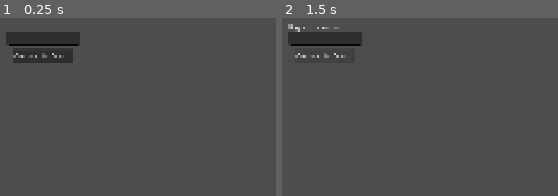
Above: before the commit, frames 1-2 (left to right).
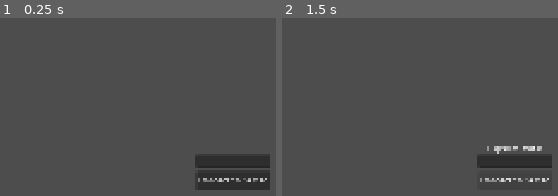
Above: after the commit, the same moments.

Repository: Leikode/go-fish-diferenciado
Game: Godot game, scene res://ui/login/login.tscn
Two runs of this game, one before a commit and one after it. Both use one fixed random seed, a clock stepped at 60 frames per second and the inputs below.
Inputs (mouse positions are in pixels of both pictures, inside the frame that each line leads up to):
- Up to frame 1 (0.25 s): no input
- Up to frame 2 (1.5 s): tap Enter at 0.5 s; move the mouse to (outside the picture) at 0.52 s; click (outside the picture) at 0.67 s; click "Connect to Server" at 1.25 s

The runs differ from the first frame. In frame 1, 7.7% of the frame differs, in the area x 2-98%, y 7-97%; in frame 2, 5.0%.

Commit message:
feat: start game loop implementation

Diff:
--- /dev/null
+++ b/common/fonts/game_font.tres
@@ -0,0 +1,7 @@
+[gd_resource type="Theme" format=3 uid="uid://djep1pu4ak2s7"]
+
+[ext_resource type="FontFile" uid="uid://dcf7mnch1fl7w" path="res://common/fonts/PoLigon-Yqxvv.otf" id="1_1erb4"]
+
+[resource]
+default_font = ExtResource("1_1erb4")
+default_font_size = 18
--- a/common/game_constants.gd
+++ b/common/game_constants.gd
@@ -11,4 +11,5 @@
 const OPPONENT_CARDS_SIZE: Vector2i = Vector2i(32, 48)
 const OPPONENT_CARDS_OFFSET: Vector2 = Vector2(640.0, 360.0)
 
-const SERVER_URL := "ws://186.202.209.213:8080/ws"
+const SERVER_URL: String = "ws://186.202.209.213:8080/ws"
+const GAME_FONT: Theme = preload("res://common/fonts/game_font.tres")
--- a/entities/cards/selection/render_selection_component.gd
+++ b/entities/cards/selection/render_selection_component.gd
@@ -1,12 +1,21 @@
 class_name RenderSelectionComponent
 extends Node2D
 
+# TODO: Achar quem está pontuado e tirar da exibição
+var out_numbers: Array[String] = []
+
+
 func render_selection() -> void:
-	var parent: Selection = get_parent()
+	var parent: SelectionManager = get_parent()
 	parent.visible = true
 
 	for child in get_parent().get_children():
 		var child_name: String = child.name
+
+		if child_name.contains("Number") or child_name.contains("Suit"):
+			child.material.set_shader_parameter("radius", 0.)
+			child.material.set_shader_parameter("is_selected", false)
+
 		if child_name.contains("Number"):
 			child.visible = true
 
@@ -51,7 +60,7 @@
 			child.set_process(true)
 
 	if !is_number:
-		var parent: Selection = get_parent()
+		var parent: SelectionManager = get_parent()
 		parent.trigger_select_player.emit(
 			parent.selected_number,
 			parent.selected_suit,
--- a/entities/cards/selection/selection.gd
+++ b/entities/cards/selection/selection_manager.gd
@@ -1,4 +1,4 @@
-class_name Selection
+class_name SelectionManager
 extends Node2D
 
 @onready var render_selection_component: RenderSelectionComponent = %RenderSelectionComponent
@@ -16,6 +16,8 @@
 
 
 func handle_selection():
+	selected_number = -1
+	selected_suit = ""
 	render_selection_component.render_selection()
 	activate_input_for_selection.emit(true)
 
--- a/entities/cards/selection/selection.tscn
+++ b/entities/cards/selection/selection_manager.tscn
@@ -1,6 +1,6 @@
 [gd_scene format=3 uid="uid://c1oklahvb1jwy"]
 
-[ext_resource type="Script" uid="uid://cu4y1krvqkes2" path="res://entities/cards/selection/selection.gd" id="1_ckbhm"]
+[ext_resource type="Script" uid="uid://cu4y1krvqkes2" path="res://entities/cards/selection/selection_manager.gd" id="1_ckbhm"]
 [ext_resource type="Script" uid="uid://b8qcs3ttt7k55" path="res://entities/cards/selection/render_selection_component.gd" id="2_nplux"]
 [ext_resource type="Shader" uid="uid://dafdadw52vy4n" path="res://entities/cards/selection/art/selection.gdshader" id="3_n4fy8"]
 [ext_resource type="Script" uid="uid://f4rkl8iqgxu4" path="res://entities/cards/selection/selection_sprite_handler.gd" id="3_yt4ys"]
--- a/entities/cards/selection/selection_sprite_handler.gd
+++ b/entities/cards/selection/selection_sprite_handler.gd
@@ -4,8 +4,11 @@
 var texture_size: Vector2 = Vector2()
 var selection_rect: Rect2
 
+var default_pos: Vector2
+
 
 func _ready():
+	default_pos = position
 	set_process_input(false)
 	set_process(false)
 	get_parent().activate_input_for_selection.connect(_on_activate_input_for_selection)
@@ -15,6 +18,8 @@
 
 
 func _on_activate_input_for_selection(only_numbers: bool):
+	position = default_pos
+	visible = true
 	if only_numbers and name.contains("Number"):
 		set_process_input(true)
 		set_process(true)
@@ -42,7 +47,7 @@
 		var world_pos: Vector2 = get_global_mouse_position()
 
 		if selection_rect.has_point(world_pos):
-			var parent: Selection = get_parent()
+			var parent: SelectionManager = get_parent()
 			if name.contains("Number"):
 				parent.selected_number = int(str(name).trim_prefix("Number"))
 			else:
--- a/entities/opponent/opponent_hand/render_opponent_hand_component.gd
+++ b/entities/opponent/opponent_hand/render_opponent_hand_component.gd
@@ -31,6 +31,7 @@
 	get_parent().add_child(sprite)
 
 	var cards_label: Label = Label.new()
+	cards_label.theme = GameConstants.GAME_FONT
 	cards_label.text = "%s / %d" % [name, number_of_cards]
 	cards_label.position = Vector2(
 		-((GameConstants.OPPONENT_CARDS_SIZE.x * GameConstants.SCALE_MULTIPLIER) / 2.),
--- a/entities/opponent/opponent_manager.gd
+++ b/entities/opponent/opponent_manager.gd
@@ -12,7 +12,3 @@
 
 func display_number_of_cards(direction: Vector2) -> void:
 	opponent_hand.render_hand(opponent_name, direction, number_of_cards)
-
-
-func handle_other_players_buy_response(from: int, to: int, card: CardData) -> void:
-	print([from, to, card])
--- a/entities/player/hand/render_hand_component.gd
+++ b/entities/player/hand/render_hand_component.gd
@@ -64,31 +64,10 @@
 	),
 }
 
-var to_opponent_position: Dictionary[int, Vector2]
-
 
 func setup(player_manager: PlayerManager) -> void:
 	_parent = player_manager
 	viewport_size = get_viewport().get_visible_rect().size
-	var center_of_screen: Vector2 = get_viewport().get_visible_rect().size / 2.
-	to_opponent_position = {
-		0: Vector2(
-			center_of_screen.x + (0. * GameConstants.OPPONENT_CARDS_OFFSET.x),
-			center_of_screen.y + (1. * GameConstants.OPPONENT_CARDS_OFFSET.y),
-		),
-		1: Vector2(
-			center_of_screen.x + (1. * GameConstants.OPPONENT_CARDS_OFFSET.x),
-			center_of_screen.y + (0. * GameConstants.OPPONENT_CARDS_OFFSET.y),
-		),
-		2: Vector2(
-			center_of_screen.x + (0. * GameConstants.OPPONENT_CARDS_OFFSET.x),
-			center_of_screen.y + (-1. * GameConstants.OPPONENT_CARDS_OFFSET.y),
-		),
-		3: Vector2(
-			center_of_screen.x + (-1. * GameConstants.OPPONENT_CARDS_OFFSET.x),
-			center_of_screen.y + (0. * GameConstants.OPPONENT_CARDS_OFFSET.y),
-		),
-	}
 
 
 func receive_cards(cards: Array[CardData], deck_manager: DeckManager) -> void:
@@ -97,10 +76,6 @@
 
 
 func add_card(from: int, card: CardData, deck_manager: DeckManager) -> Array[CardData]:
-	var opponent_pos: Vector2 = to_opponent_position[(GameState.local_player_id - from + 4) % 4]
-
-	_animate_add_card(opponent_pos, card, deck_manager)
-
 	_cards.append(card)
 	_cards.sort_custom(func(a, b): return a.number < b.number)
 	_render_hand(deck_manager)
@@ -109,10 +84,6 @@
 
 
 func remove_card(from: int, card: CardData, deck_manager: DeckManager) -> Array[CardData]:
-	var opponent_pos: Vector2 = to_opponent_position[(GameState.local_player_id - from + 4) % 4]
-
-	_animate_remove_card(opponent_pos, card, deck_manager)
-
 	_cards = _cards.filter(func(c): return c.to_key() != card.to_key())
 	_cards.sort_custom(func(a, b): return a.number < b.number)
 	_render_hand(deck_manager)
@@ -206,53 +177,3 @@
 
 	var tex := ImageTexture.create_from_image(img)
 	return tex
-
-
-func _animate_add_card(opponent_position: Vector2, card: CardData, deck_manager: DeckManager) -> void:
-	var add_card_tween: Tween = create_tween()
-
-	var sprite_size: Vector2i = deck_manager.get_card_size()
-	var rect_origin: Vector2i = deck_manager.get_rect_for(card)
-	var region: Rect2 = Rect2(rect_origin, sprite_size)
-	var sprite: Sprite2D = Sprite2D.new()
-	sprite.texture = cards_texture
-	sprite.region_enabled = true
-	sprite.region_rect = region
-	sprite.name = "AddingCardSprite"
-
-	sprite.scale *= GameConstants.SCALE_MULTIPLIER
-
-	sprite.position = opponent_position
-
-	add_child(sprite)
-
-	add_card_tween.tween_property(sprite, "position", Vector2(viewport_size.x / 2., GameConstants.CARD_Y_OFFSET), 1.)
-
-	await add_card_tween.finished
-
-	sprite.queue_free()
-
-
-func _animate_remove_card(opponent_position: Vector2, card: CardData, deck_manager: DeckManager) -> void:
-	var add_card_tween: Tween = create_tween()
-
-	var sprite_size: Vector2i = deck_manager.get_card_size()
-	var rect_origin: Vector2i = deck_manager.get_rect_for(card)
-	var region: Rect2 = Rect2(rect_origin, sprite_size)
-	var sprite: Sprite2D = Sprite2D.new()
-	sprite.texture = cards_texture
-	sprite.region_enabled = true
-	sprite.region_rect = region
-	sprite.name = "AddingCardSprite"
-
-	sprite.scale *= GameConstants.SCALE_MULTIPLIER
-
-	sprite.position = Vector2(viewport_size.x / 2., GameConstants.CARD_Y_OFFSET)
-
-	add_child(sprite)
-
-	add_card_tween.tween_property(sprite, "position", opponent_position, 1.)
-
-	await add_card_tween.finished
-
-	sprite.queue_free()
--- a/entities/player/player_manager.gd
+++ b/entities/player/player_manager.gd
@@ -26,14 +26,8 @@
 	)
 
 
-func evaluate_buy_request_from_opponent(player_in_turn: int, card: CardData, deck_manager: DeckManager) -> bool:
+func evaluate_buy_request_from_opponent(card: CardData) -> bool:
 	var has_card: bool = player_has_card(card)
-
-	if has_card:
-		remove_card(player_in_turn, card, deck_manager)
-	else:
-		print(["NAO CONSEGUIU COMPRAR", card.to_key()])
-	# TODO: COLOCAR UM ELSE PARA MOSTRAR QUAL CARTA NÃO SE PÔDE COMPRAR
 
 	return has_card
 
--- a/ui/board/board_manager.gd
+++ b/ui/board/board_manager.gd
@@ -1,9 +1,11 @@
+class_name BoardManager
 extends Node2D
 
 @export var deck_manager: DeckManager
-@export var selection: Selection
+@export var selection: SelectionManager
 @export var player_scene: PackedScene
 @export var opponent_scene: PackedScene
+@export var render_game_state_manager: RenderGameStateManager
 
 @onready var inspect_board_component: InspectBoardComponent = %InspectBoardComponent
 
@@ -17,18 +19,25 @@
 	3: Vector2(-1., 0.),
 }
 
+signal activate_selection
+
 
 func _ready() -> void:
 	NetworkManager.message_received.connect(_on_message_received)
 	NetworkManager.disconnected.connect(_on_disconnected)
 	NetworkManager.player_left.connect(_on_player_left)
 
+	render_game_state_manager.setup(self)
+
 	_spawn_players()
 
 	selection.trigger_select_player.connect(
 		inspect_board_component.on_opponent_selection,
 	)
 	inspect_board_component.selected_opponent.connect(_on_player_buy_from_opponent_request)
+	activate_selection.connect(
+		selection.handle_selection,
+	)
 
 	if GameState.is_host():
 		_host_distribute_cards()
@@ -152,16 +161,23 @@
 	if GameState.local_player_id != player_in_turn:
 		return
 
-	selection.handle_selection()
+	activate_selection.emit()
 
 
 func _evaluate_player_buy_request(player_in_turn: int, card: String) -> void:
 	var parsed_card: CardData = CardData.from_key(card)
 	var player_has_card: bool = _local_player.evaluate_buy_request_from_opponent(
-		player_in_turn,
 		parsed_card,
-		deck_manager,
-	)
+	)
+
+	var from: int = player_in_turn
+	var from_name: String = GameState.get_player_name(GameState.local_player_id)
+	var to_name: String = GameState.get_player_name(from)
+	if player_has_card:
+		render_game_state_manager.show_buyed_card(parsed_card, from_name, to_name, player_in_turn)
+		_local_player.remove_card(player_in_turn, parsed_card, deck_manager)
+	else:
+		render_game_state_manager.show_negated_card(parsed_card, from_name, to_name)
 
 	NetworkManager.send(
 		NetworkMessageBuilder.buy_card_response(
@@ -174,6 +190,8 @@
 
 
 func _on_player_buy_from_opponent_request(opponent: OpponentManager, card: CardData) -> void:
+	selection.visible = false
+
 	NetworkManager.send(
 		NetworkMessageBuilder.buy_card_request(
 			GameState.local_player_id,
@@ -189,8 +207,12 @@
 		card: String,
 		accepted: bool,
 ) -> void:
+	var parsed_card: CardData = CardData.from_key(card)
 	if GameState.local_player_id == player_in_turn:
+		var from_name: String = GameState.get_player_name(from)
+		var to_name: String = GameState.get_player_name(GameState.local_player_id)
 		if !accepted:
+			render_game_state_manager.show_negated_card(parsed_card, from_name, to_name)
 			NetworkManager.send(
 				{
 					"action": "player_turn",
@@ -198,23 +220,21 @@
 				},
 			)
 		else:
+			render_game_state_manager.show_buyed_card(parsed_card, from_name, to_name, player_in_turn)
 			_local_player.add_card(from, CardData.from_key(card), deck_manager)
 	else:
-		for opponent in _opponents.values():
-			if opponent.opponent_id != player_in_turn and opponent.opponent_id != from:
-				opponent.handle_other_players_buy_response(
-					from,
-					player_in_turn,
-					CardData.from_key(card),
-					accepted,
-				)
+		var to: int = player_in_turn
+		var from_name: String = GameState.get_player_name(from)
+		var to_name: String = GameState.get_player_name(to)
+
+		if !accepted:
+			render_game_state_manager.show_negated_card(parsed_card, from_name, to_name)
+		else:
+			render_game_state_manager.show_buyed_card(parsed_card, from_name, to_name, player_in_turn)
 
 
 func _on_player_left(player_id: int, _name: String) -> void:
-	var opponent: OpponentManager = _opponents.get(player_id)
-	if opponent:
-		opponent.queue_free()
-		_opponents.erase(player_id)
+	get_tree().change_scene_to_file("res://ui/login/login.tscn")
 
 
 func _on_disconnected() -> void:
--- a/ui/board/board_manager.tscn
+++ b/ui/board/board_manager.tscn
@@ -6,7 +6,8 @@
 [ext_resource type="PackedScene" uid="uid://dgs7neluoeyrp" path="res://entities/cards/deck_manager/deck_manager.tscn" id="3_wgwaw"]
 [ext_resource type="PackedScene" uid="uid://5jsb4k7lymuw" path="res://entities/player/player_manager.tscn" id="4_mr5re"]
 [ext_resource type="Script" uid="uid://dx7p03514ph62" path="res://ui/board/inspect/inspect_board_component.gd" id="6_s6fqi"]
-[ext_resource type="PackedScene" uid="uid://c1oklahvb1jwy" path="res://entities/cards/selection/selection.tscn" id="7_rsfuk"]
+[ext_resource type="PackedScene" uid="uid://c1oklahvb1jwy" path="res://entities/cards/selection/selection_manager.tscn" id="7_rsfuk"]
+[ext_resource type="PackedScene" uid="uid://y8pkpt7b7vvb" path="res://ui/board/game_state/render_game_state_manager.tscn" id="8_cou4y"]
 
 [sub_resource type="ShaderMaterial" id="ShaderMaterial_idiba"]
 shader = ExtResource("2_xmhil")
@@ -16,12 +17,13 @@
 shader_parameter/speed = 0.50000002375
 shader_parameter/direction = Vector2(0, 1)
 
-[node name="BoardManager" type="Node2D" unique_id=1629256695 node_paths=PackedStringArray("deck_manager", "selection")]
+[node name="BoardManager" type="Node2D" unique_id=1629256695 node_paths=PackedStringArray("deck_manager", "selection", "render_game_state_manager")]
 script = ExtResource("1_mr5re")
 deck_manager = NodePath("DeckManager")
-selection = NodePath("Selection")
+selection = NodePath("SelectionManager")
 player_scene = ExtResource("4_mr5re")
 opponent_scene = ExtResource("3_jx4sq")
+render_game_state_manager = NodePath("RenderGameStateManager")
 
 [node name="BoardCamera" type="Camera2D" parent="." unique_id=1805447144]
 limit_left = 0
@@ -45,8 +47,10 @@
 
 [node name="DeckManager" parent="." unique_id=694223443 instance=ExtResource("3_wgwaw")]
 
+[node name="SelectionManager" parent="." unique_id=1634089980 instance=ExtResource("7_rsfuk")]
+
 [node name="InspectBoardComponent" type="Node2D" parent="." unique_id=625608265]
 unique_name_in_owner = true
 script = ExtResource("6_s6fqi")
 
-[node name="Selection" parent="." unique_id=1634089980 instance=ExtResource("7_rsfuk")]
+[node name="RenderGameStateManager" parent="." unique_id=1650256839 instance=ExtResource("8_cou4y")]
--- /dev/null
+++ b/ui/board/game_state/render_game_state_manager.gd
@@ -0,0 +1,141 @@
+class_name RenderGameStateManager
+extends Control
+
+@export var from_label: Label
+@export var to_label: Label
+@export var player_turn: Label
+
+@onready var cards_texture: Texture2D = preload("res://entities/cards/art/Pixel_Playing_Card_Set_updated.svg")
+@onready var card_shader: Shader = preload("res://entities/cards/art/card.gdshader")
+
+var parent: BoardManager
+var deck_manager: DeckManager
+
+var viewport_size: Vector2
+
+
+func setup(board_manager: BoardManager) -> void:
+	from_label.text = ""
+	to_label.text = ""
+	player_turn.text = ""
+	parent = board_manager
+	deck_manager = parent.deck_manager
+	viewport_size = get_viewport().get_visible_rect().size
+#	to_opponent_position = {
+#		0: Vector2(
+#			center_of_screen.x + (0. * GameConstants.OPPONENT_CARDS_OFFSET.x),
+#			center_of_screen.y + (1. * GameConstants.OPPONENT_CARDS_OFFSET.y),
+#		),
+#		1: Vector2(
+#			center_of_screen.x + (1. * GameConstants.OPPONENT_CARDS_OFFSET.x),
+#			center_of_screen.y + (0. * GameConstants.OPPONENT_CARDS_OFFSET.y),
+#		),
+#		2: Vector2(
+#			center_of_screen.x + (0. * GameConstants.OPPONENT_CARDS_OFFSET.x),
+#			center_of_screen.y + (-1. * GameConstants.OPPONENT_CARDS_OFFSET.y),
+#		),
+#		3: Vector2(
+#			center_of_screen.x + (-1. * GameConstants.OPPONENT_CARDS_OFFSET.x),
+#			center_of_screen.y + (0. * GameConstants.OPPONENT_CARDS_OFFSET.y),
+#		),
+#	}
+
+
+func show_buyed_card(card: CardData, name_from: String, name_to: String, player_in_turn: int) -> void:
+	_animate_buy_card(card, name_from, name_to, player_in_turn)
+
+
+func show_negated_card(card: CardData, name_from: String, name_to: String) -> void:
+	_animate_negate_card(card, name_from, name_to)
+
+
+func show_player_turn() -> void:
+	pass
+
+
+func _animate_buy_card(card: CardData, name_from: String, name_to: String, player_in_turn: int) -> void:
+	var sprite_size: Vector2i = deck_manager.get_card_size()
+	var rect_origin: Vector2i = deck_manager.get_rect_for(card)
+	var region: Rect2 = Rect2(rect_origin, sprite_size)
+	var sprite: Sprite2D = Sprite2D.new()
+	sprite.texture = _create_card_texture(region)
+	sprite.region_rect = region
+	sprite.name = "AddingCardSprite"
+
+	sprite.scale *= 2.
+
+	var mat: ShaderMaterial = ShaderMaterial.new()
+	mat.shader = card_shader
+	mat.set_shader_parameter("outline_color", Vector3(0., 0., 0.89))
+	mat.set_shader_parameter("angle", 0.)
+	sprite.material = mat
+
+	sprite.position = Vector2((viewport_size.x / 2.), 382.)
+
+	add_child(sprite)
+
+	from_label.text = "%s\nCompra a carta:" % name_to
+	to_label.text = "De:\n%s" % name_from
+
+	await get_tree().create_timer(1.5).timeout
+
+	from_label.text = ""
+	to_label.text = ""
+
+	sprite.queue_free()
+
+	if player_in_turn == GameState.local_player_id:
+		parent.activate_selection.emit()
+
+
+func _animate_negate_card(card: CardData, name_from: String, name_to: String) -> void:
+	var sprite_size: Vector2i = deck_manager.get_card_size()
+	var rect_origin: Vector2i = deck_manager.get_rect_for(card)
+	var region: Rect2 = Rect2(rect_origin, sprite_size)
+	var sprite: Sprite2D = Sprite2D.new()
+	sprite.texture = _create_card_texture(region)
+	sprite.region_rect = region
+	sprite.name = "SubtractingCardSprite"
+
+	sprite.scale *= 2.
+
+	var mat: ShaderMaterial = ShaderMaterial.new()
+	mat.shader = card_shader
+	mat.set_shader_parameter("outline_color", Vector3(0.98, 0.184, 0.39))
+	mat.set_shader_parameter("angle", 0.)
+	sprite.material = mat
+
+	sprite.position = Vector2((viewport_size.x / 2.), 382.)
+
+	add_child(sprite)
+
+	from_label.text = "%s\nPassa a vez ao comprar:" % name_to
+	from_label.add_theme_font_size_override("font_size", 15)
+	to_label.text = "De:\n%s" % name_from
+
+	await get_tree().create_timer(1.5).timeout
+
+	from_label.text = ""
+	to_label.text = ""
+
+	sprite.queue_free()
+
+
+func _create_card_texture(region: Rect2, padding: int = 4) -> Texture2D:
+	var atlas: Texture2D = cards_texture
+	var atlas_img: Image = atlas.get_image()
+
+	var width: int = int(region.size.x) + padding * 2
+	var height: int = int(region.size.y) + padding * 2
+
+	var img := Image.create(width, height, false, Image.FORMAT_RGBA8)
+	img.fill(Color(0, 0, 0, 0))
+
+	img.blit_rect(
+		atlas_img,
+		region,
+		Vector2i(padding, padding),
+	)
+
+	var tex := ImageTexture.create_from_image(img)
+	return tex
--- /dev/null
+++ b/ui/board/game_state/render_game_state_manager.tscn
@@ -0,0 +1,54 @@
+[gd_scene format=3 uid="uid://y8pkpt7b7vvb"]
+
+[ext_resource type="Script" uid="uid://8b23pciuaqad" path="res://ui/board/game_state/render_game_state_manager.gd" id="1_q1qwn"]
+[ext_resource type="Theme" uid="uid://djep1pu4ak2s7" path="res://common/fonts/game_font.tres" id="2_bxlmd"]
+
+[node name="RenderGameStateManager" type="Control" unique_id=1650256839 node_paths=PackedStringArray("from_label", "to_label", "player_turn")]
+layout_mode = 3
+anchors_preset = 0
+offset_top = 200.0
+offset_bottom = 200.0
+script = ExtResource("1_q1qwn")
+from_label = NodePath("From")
+to_label = NodePath("To")
+player_turn = NodePath("PlayerTurn")
+
+[node name="From" type="Label" parent="." unique_id=382190532]
+clip_contents = true
+custom_minimum_size = Vector2(96, 32)
+layout_mode = 0
+offset_left = 875.0
+offset_top = 282.0
+offset_right = 1045.0
+offset_bottom = 324.0
+theme = ExtResource("2_bxlmd")
+text = "Leikoden
+quer comprar a carta:"
+horizontal_alignment = 1
+text_overrun_behavior = 3
+
+[node name="To" type="Label" parent="." unique_id=1981103514]
+clip_contents = true
+custom_minimum_size = Vector2(96, 32)
+layout_mode = 0
+offset_left = 875.0
+offset_top = 440.0
+offset_right = 1045.0
+offset_bottom = 482.0
+theme = ExtResource("2_bxlmd")
+text = "De:
+Jogador 2"
+horizontal_alignment = 1
+autowrap_mode = 3
+
+[node name="PlayerTurn" type="Label" parent="." unique_id=741782349]
+layout_mode = 0
+offset_left = 875.0
+offset_top = 382.0
+offset_right = 1045.0
+offset_bottom = 424.0
+theme = ExtResource("2_bxlmd")
+text = "É o turno de
+Leikoden"
+horizontal_alignment = 1
+text_overrun_behavior = 3
--- a/ui/lobby/lobby.gd
+++ b/ui/lobby/lobby.gd
@@ -21,6 +21,7 @@
 
 func _on_lobby_updated(players: Array, host_id: int) -> void:
 	GameState.host_id = host_id
+	GameState.players = players
 
 	start_button.visible = GameState.is_host()
 
--- a/ui/lobby/lobby.tscn
+++ b/ui/lobby/lobby.tscn
@@ -1,6 +1,16 @@
 [gd_scene format=3 uid="uid://bwii6eivj5d24"]
 
 [ext_resource type="Script" uid="uid://od2x4tpq5mx4" path="res://ui/lobby/lobby.gd" id="1_l4sf2"]
+[ext_resource type="Theme" uid="uid://djep1pu4ak2s7" path="res://common/fonts/game_font.tres" id="2_rdn6r"]
+[ext_resource type="FontFile" uid="uid://dcf7mnch1fl7w" path="res://common/fonts/PoLigon-Yqxvv.otf" id="3_8l8ni"]
+
+[sub_resource type="Theme" id="Theme_8l8ni"]
+default_font = ExtResource("3_8l8ni")
+default_font_size = 30
+
+[sub_resource type="Theme" id="Theme_kamvt"]
+default_font = ExtResource("3_8l8ni")
+default_font_size = 18
 
 [node name="Lobby" type="Control" unique_id=562661937]
 layout_mode = 3
@@ -10,23 +20,32 @@
 [node name="StatusLabel" type="Label" parent="." unique_id=1033058668]
 unique_name_in_owner = true
 layout_mode = 0
-offset_left = 425.0
-offset_top = 113.0
-offset_right = 695.95
-offset_bottom = 136.0
+offset_left = 827.0
+offset_top = 439.0
+offset_right = 1067.0
+offset_bottom = 492.0
+theme = ExtResource("2_rdn6r")
+text = "Teste"
+horizontal_alignment = 1
+vertical_alignment = 1
 
 [node name="StartButton" type="Button" parent="." unique_id=1993375879]
 unique_name_in_owner = true
 layout_mode = 0
-offset_left = 486.0
-offset_top = 185.0
-offset_right = 613.9999
-offset_bottom = 217.0
+offset_left = 827.0
+offset_top = 511.0
+offset_right = 1068.0
+offset_bottom = 560.0
+theme = SubResource("Theme_8l8ni")
+text = "Start Game"
 
 [node name="PlayersList" type="VBoxContainer" parent="." unique_id=641215607]
 unique_name_in_owner = true
+clip_contents = true
+custom_minimum_size = Vector2(250, 58)
 layout_mode = 0
-offset_left = 781.0
-offset_top = 144.0
-offset_right = 1026.085
-offset_bottom = 358.155
+offset_left = 827.0
+offset_top = 606.0
+offset_right = 1077.0
+offset_bottom = 664.0
+theme = SubResource("Theme_kamvt")
--- a/ui/login/login.gd
+++ b/ui/login/login.gd
@@ -38,6 +38,7 @@
 
 func _on_joined(player_id: int, _players: Array) -> void:
 	GameState.local_player_id = player_id
+	GameState.players = _players
 	get_tree().change_scene_to_file("res://ui/lobby/lobby.tscn")
 
 
--- a/ui/login/login.tscn
+++ b/ui/login/login.tscn
@@ -1,33 +1,45 @@
 [gd_scene format=3 uid="uid://dgkufjs82x1wn"]
 
 [ext_resource type="Script" uid="uid://c0fcs062rfpv3" path="res://ui/login/login.gd" id="1_ntsjo"]
+[ext_resource type="Theme" uid="uid://djep1pu4ak2s7" path="res://common/fonts/game_font.tres" id="1_yg3i8"]
+[ext_resource type="FontFile" uid="uid://dcf7mnch1fl7w" path="res://common/fonts/PoLigon-Yqxvv.otf" id="3_j4qit"]
+
+[sub_resource type="Theme" id="Theme_54mff"]
+default_font = ExtResource("3_j4qit")
+default_font_size = 21
 
 [node name="Login" type="Control" unique_id=493552888]
 layout_mode = 3
 anchors_preset = 0
+theme = ExtResource("1_yg3i8")
 script = ExtResource("1_ntsjo")
 
 [node name="NameInput" type="LineEdit" parent="." unique_id=1381526753]
 unique_name_in_owner = true
 layout_mode = 0
-offset_left = 426.0
-offset_top = 214.0
-offset_right = 603.75
-offset_bottom = 245.0
+offset_left = 881.0
+offset_top = 508.0
+offset_right = 1058.75
+offset_bottom = 539.0
+theme = ExtResource("1_yg3i8")
 
 [node name="ConnectButton" type="Button" parent="." unique_id=1927199457]
 unique_name_in_owner = true
 layout_mode = 0
-offset_left = 441.0
-offset_top = 255.0
-offset_right = 587.0
-offset_bottom = 286.0
+offset_left = 882.0
+offset_top = 548.0
+offset_right = 1058.0
+offset_bottom = 592.0
+theme = SubResource("Theme_54mff")
 text = "Connect to Server"
 
 [node name="StatusLabel" type="Label" parent="." unique_id=782520100]
 unique_name_in_owner = true
 layout_mode = 0
-offset_left = 426.0
-offset_top = 190.0
-offset_right = 603.0
-offset_bottom = 213.0
+offset_left = 881.0
+offset_top = 484.0
+offset_right = 1058.0
+offset_bottom = 507.0
+theme = ExtResource("1_yg3i8")
+horizontal_alignment = 1
+vertical_alignment = 1
Binary file added: common/fonts/PoLigon-Yqxvv.otf
Not shown, added: common/fonts/PoLigon-Yqxvv.otf.import
Renamed: entities/cards/selection/selection.gd.uid -> entities/cards/selection/selection_manager.gd.uid
Not shown, added: ui/board/game_state/render_game_state_manager.gd.uid
